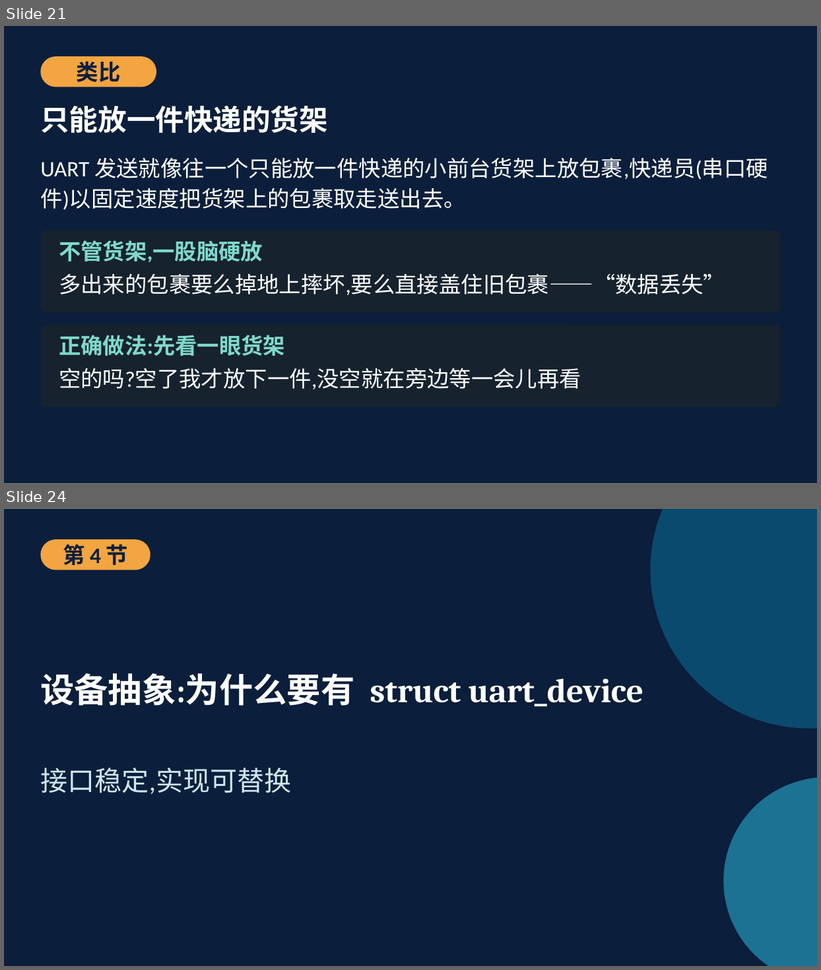
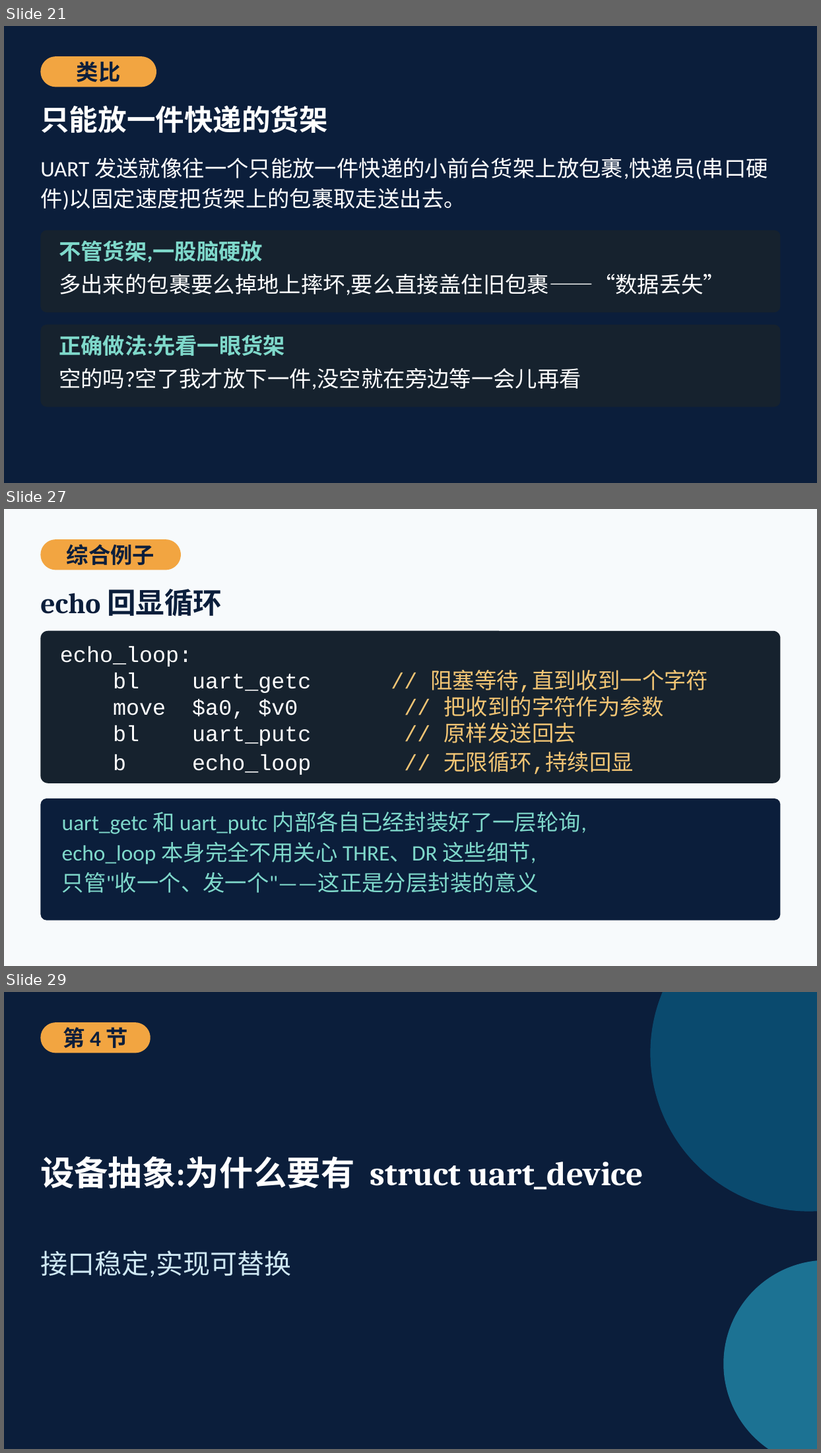
Before and after one commit to cxi218447-byte/miniOS, a slide deck: docs/08/第08次课_UART驱动与sys_write教材PPT.pptx. Shown one above the other, each under a label of ours: slides 21 and 24 before the commit, slides 21, 27 and 29 after it; the slides between them are not shown. The pictures are 821x970 and 821x1453 pixels, drawn with LibreOffice and Linux fonts; fonts in the diff are those of the drawing. Boxes give left, top, right and bottom in pixels: in the first picture for what was removed or moved away, otherwise in the second. Text is boxed around its words. In the diff, an @@ line names an element or a change of style, - is before the commit and + after.

```diff
--- a/docs/08/第08次课_UART驱动与sys_write教材PPT.pptx
+++ b/docs/08/第08次课_UART驱动与sys_write教材PPT.pptx
@@ slide 27 added at (4, 509, 817, 966), background #F7FAFC @@
@@ rounded rectangle added at (40, 539, 181, 570), fill #F2A541 @@
@@ text added at (67, 544, 154, 565), 26 pt, text #0B1E3B, bold @@
+综合例子
@@ text added at (40, 589, 222, 617), 34 pt, text #0B1E3B, bold @@
+echo 回显循环
@@ rounded rectangle added at (40, 631, 781, 784), fill #16222E @@
@@ text added at (60, 646, 709, 774), 26 pt, text #FFFFFF @@
+echo_loop:
+bl uart_getc // 阻塞等待,直到收到一个字符
+move $a0, $v0 // 把收到的字符作为参数
+bl uart_putc // 原样发送回去
+b echo_loop // 无限循环,持续回显
@@ rounded rectangle added at (40, 799, 781, 921), fill #0B1E3B @@
@@ text added at (62, 812, 587, 893), 26 pt, text #7FD9CB @@
+uart_getc 和 uart_putc 内部各自已经封装好了一层轮询,
+echo_loop 本身完全不用关心 THRE、DR 这些细节,
+只管"收一个、发一个"——这正是分层封装的意义
@@ what was slide 24 is now slide 29 @@
```
Also in this commit, not shown: 7 slides changed, 9 other slides added, 4 slides removed, 3 other files.
